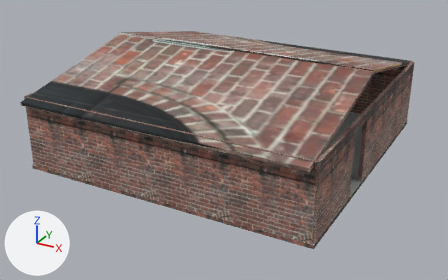
Two versions of the glTF model assets/building1.glb, one commit apart.
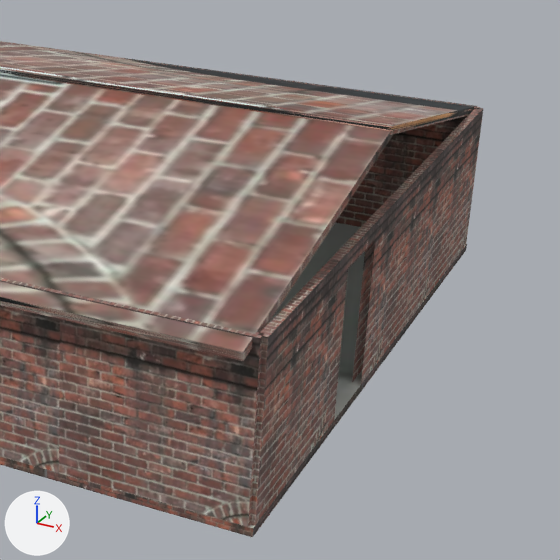
There are two pictures of each version: one whole from a camera (50 mm lens) standing at (3.78, -14.81, 7.42) and looking at (-4.0, -0.66, 0.34), one close up on the part from 45% to 100% of the width and 5% to 93% of the height. Lighting does not change. The marker at lower left points along +X, +Y and +Z. Where no turn or scale is listed for an object, it has been applied to the vertices. Vertices at the same position are counted once.
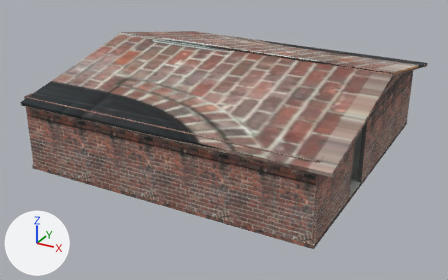
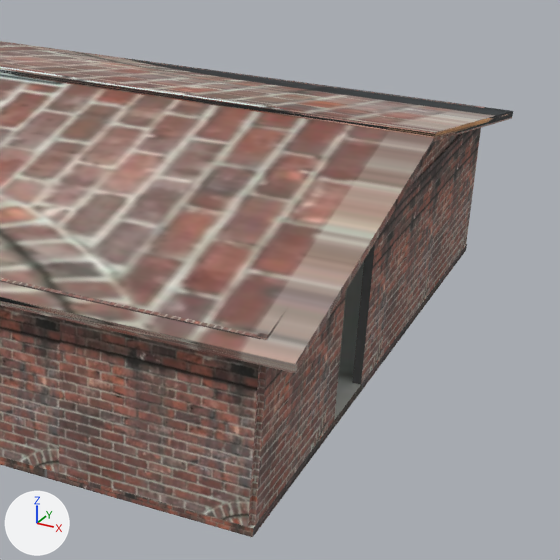
Boxes [x1, y1, x2, y2] around the edits, measured in the close-ups (560 x 560 px):
'Cube.018', reshaped: before [0, 67, 395, 361]; after [0, 67, 439, 373]
'Cube.019', reshaped: before [0, 41, 477, 135]; after [0, 41, 513, 141]
'Cube.022', added (brown): after [256, 106, 484, 340]
part 1 of me_cube_018, built on: before [243, 133, 393, 361]; after [243, 124, 439, 373]
part 2 of me_cube_019, built on: before [390, 106, 477, 135]; after [391, 106, 513, 141]
'Cube.012', unchanged, covered by the edit: before [335, 87, 480, 227]; after [335, 87, 476, 107]

What the commit changed:
me_cube_018 is used by ob_cube_018; location (0.0, 0.0, 0.0).
me_cube_018 had 8 vertices, 12 faces and spanned x -7.93..-0.07, y -4.27..0.07, z 1.84..2.84.
me_cube_018 now has 12 vertices, 20 faces and spans x -7.93..0.4, y -4.27..0.07, z 1.84..2.84.
Part 1, on me_cube_018:
2 faces are deleted.
4 vertices are added at (0.4, 0.05, 2.84), (0.4, 0.07, 2.74), (0.4, -4.25, 1.84), (0.4, -4.27, 1.94).
10 new faces join them.
me_cube_019 is used by ob_cube_019; location (0.0, 0.0, 0.0).
me_cube_019 had 8 vertices, 12 faces and spanned x -7.93..-0.07, y -0.13..4.21, z 1.87..2.86.
me_cube_019 now has 12 vertices, 20 faces and spans x -7.93..0.4, y -0.13..4.21, z 1.87..2.86.
Part 2, on me_cube_019:
2 faces are deleted.
4 vertices are added at (0.4, 4.21, 1.96), (0.4, -0.11, 2.86), (0.4, 4.19, 1.87), (0.4, -0.13, 2.76).
10 new faces join them.
Mesh me_cube_002 is new.
It has 12 vertices, 20 faces and spans x -0.05..0.05, y -4.05..4.05, z -0.08..0.72.
It uses material mat_material (picture img_brick_tex1).
Object 'Cube.022' (ob_cube_022) is new; it shows me_cube_002.
Its location is (0.0, 0.0, 2.01).
